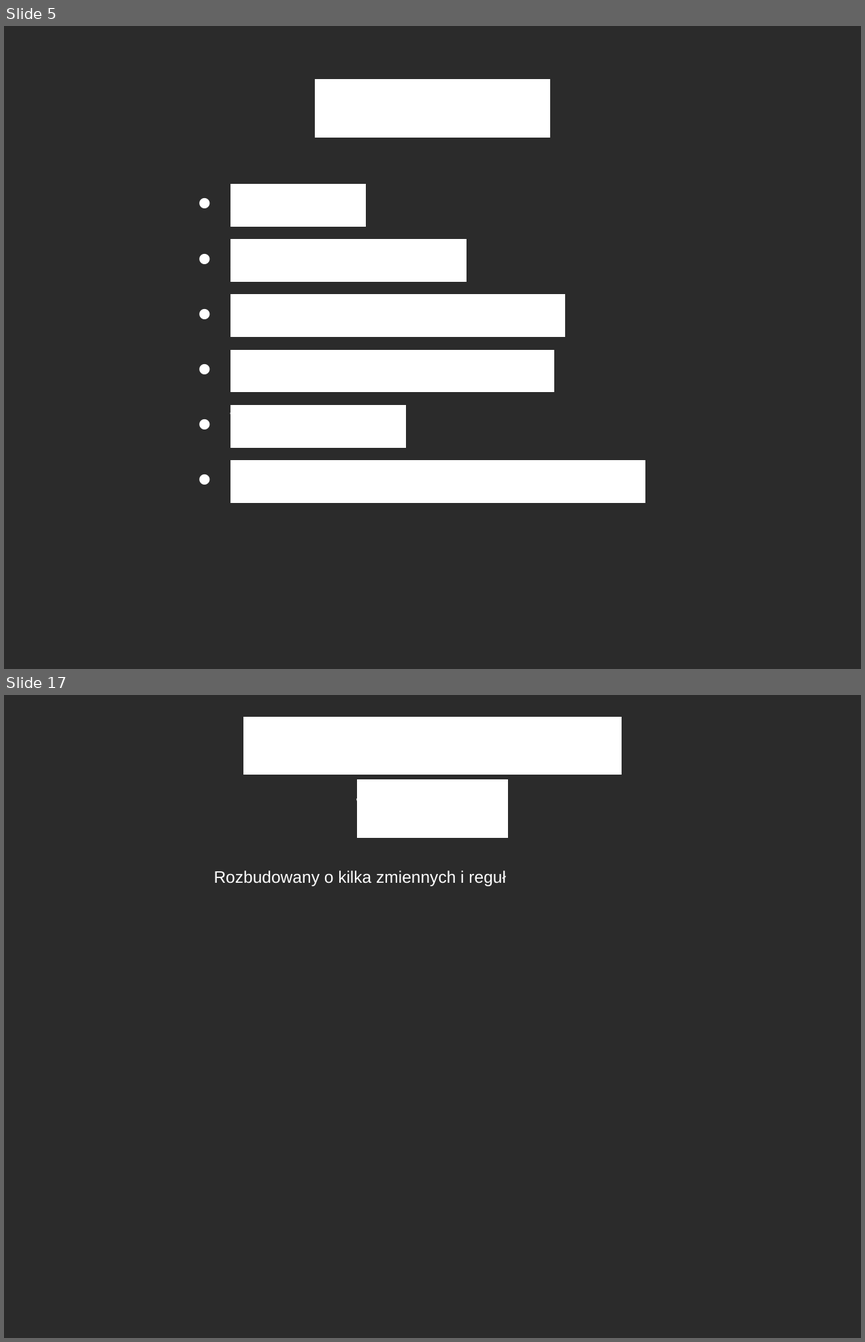
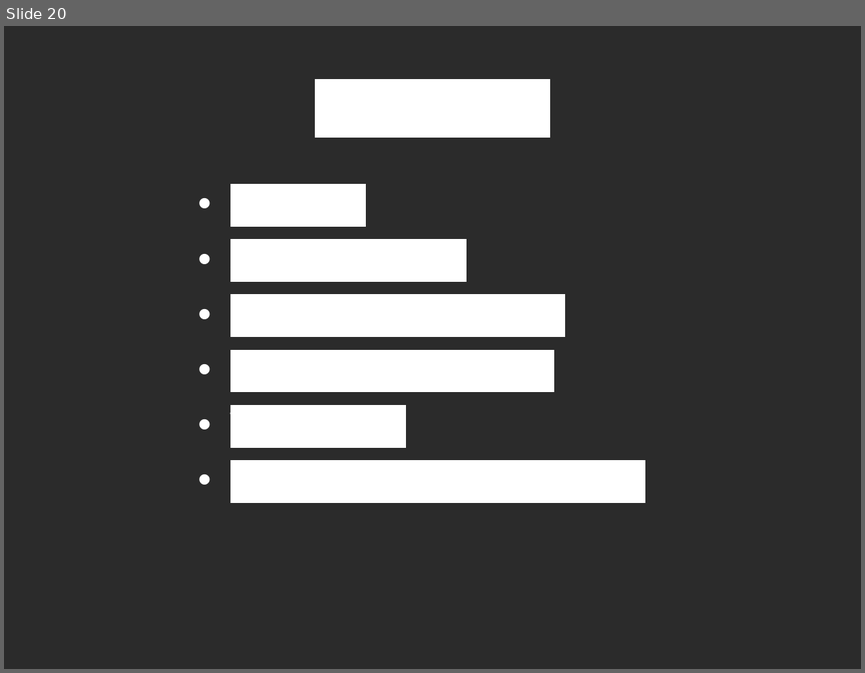
Before and after one commit to vilgefortz/fcl, a slide deck: doc/seminarium/prezentacja_seminarium.odp. Shown one above the other, each under a label of ours: slides 5 and 17 before the commit, slide 20 after it; the slides between them are not shown. The pictures are 865x1342 and 865x673 pixels, drawn with LibreOffice and Linux fonts; fonts in the diff are those of the drawing; background and template pictures are left out; a plain dark background stands for a picture behind light text. Boxes give left, top, right and bottom in pixels: in the first picture for what was removed or moved away, otherwise in the second. Text is boxed around its words. In the diff, an @@ line names an element or a change of style, - is before the commit and + after.

```diff
--- a/doc/seminarium/prezentacja_seminarium.odp
+++ b/doc/seminarium/prezentacja_seminarium.odp
@@ slide 17 removed at (x1=4, y1=695, x2=861, y2=1338), background picture (left out) @@
@@ title removed at (x1=243, y1=716, x2=621, y2=838) @@
-Ten sam system
-w FCL
@@ text removed at (x1=214, y1=870, x2=506, y2=886) @@
-Rozbudowany o kilka zmiennych i reguł
@@ what was slide 5 is now slide 20 @@
```
Also in this commit, not shown: 13 slides changed, 3 slides added, 2 other slides removed, 5 other files.
